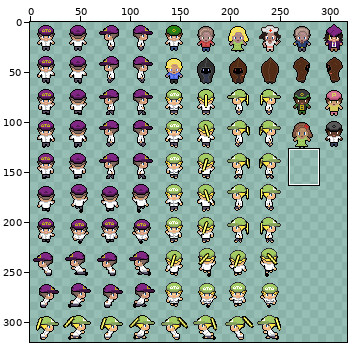
Sprite sheet: Assets/Sprites/Hometown/WorldCharacterSprites.png. The picture above shows the old version from afar; the outline marks the close-up.
Close-up. Earlier state:
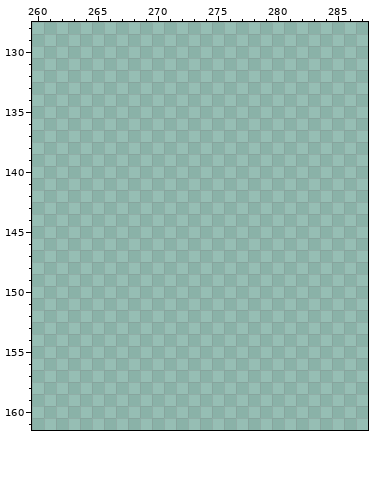
The file is 320x320 pixels. Pixels under 10% opacity are left out. Colours within 5 levels of each other are drawn and written as one. Shown: x 260..287, y 128..161. The wide view leaves out empty margins.
The result:
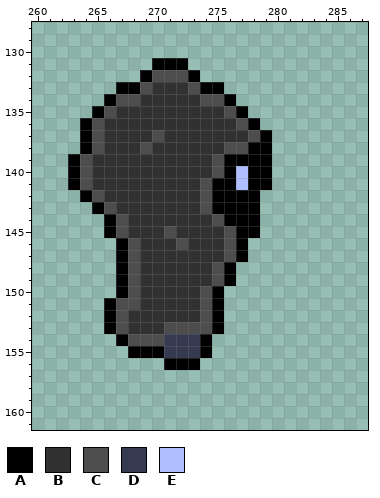
Palette (. is transparent): A #000000  B #313131  C #4d4d4d  D #353a50  E #afbeff
Edits made:
@@ x 260..287 @@
 130 ............................
-131 ............................
-132 ............................
-133 ............................
-134 ............................
-135 ............................
-136 ............................
-137 ............................
-138 ............................
-139 ............................
-140 ............................
-141 ............................
-142 ............................
-143 ............................
-144 ............................
-145 ............................
-146 ............................
-147 ............................
-148 ............................
-149 ............................
-150 ............................
-151 ............................
-152 ............................
-153 ............................
-154 ............................
-155 ............................
-156 ............................
+131 ..........AAA...............
+132 .........ACCCA..............
+133 .......AACBBBCAA............
+134 ......ACCBBBBBCCA...........
+135 .....ACBBBBBBBBBCA..........
+136 ....ACBBBBBBBBBBBCA.........
+137 ....ACBBBBCBBBBBBBCA........
+138 ....ACBBBCBBBBBBCCAA........
+139 ...ACBBBBBBBBBBCAAAA........
+140 ...ACBBBBBBBBBBCAEAA........
+141 ...ACBBBBBBBBBCAAEAA........
+142 ....ACBBBBBBBBCAAAA.........
+143 .....ACBBBBBBBCAAAA.........
+144 ......ACBBBBBBBCAAA.........
+145 ......ACBBBCBBBBCAA.........
+146 .......ACBBBCBBBCA..........
+147 .......ACBBBBBBBCA..........
+148 .......ACBBBBBBCA...........
+149 .......ACBBBBBBCA...........
+150 .......ACBBBBBCA............
+151 ......ACCBBBBBCA............
+152 ......ACBBBBBBCA............
+153 ......ACBBBCCCCA............
+154 .......ACCCDDDA.............
+155 ........AAADDDA.............
+156 ...........AAA..............
 157 ............................
